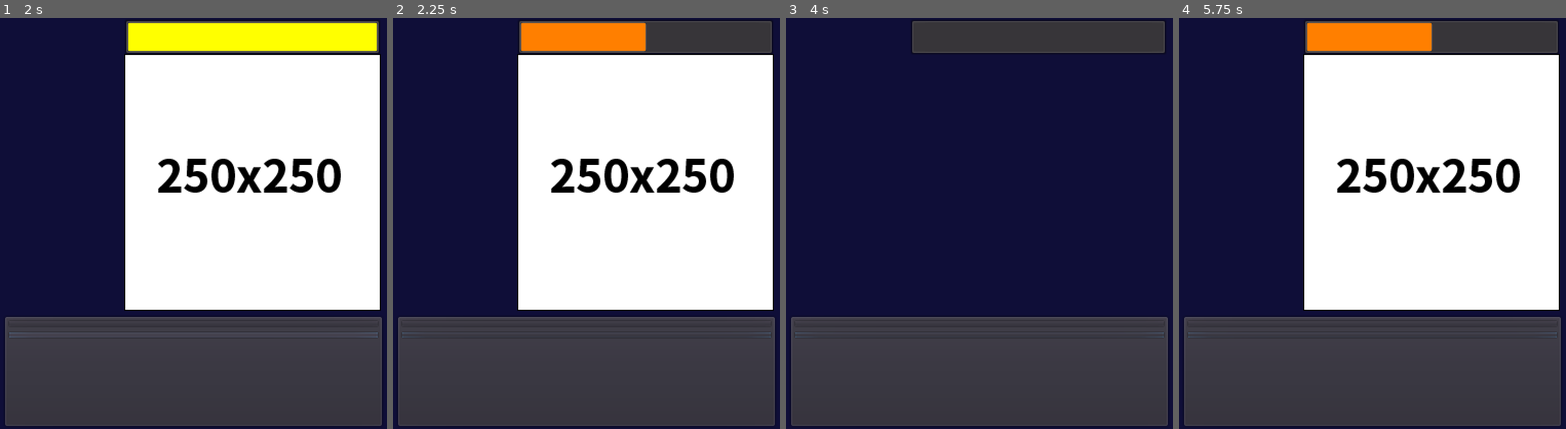
Above: before the commit, frames 1-4 (left to right).
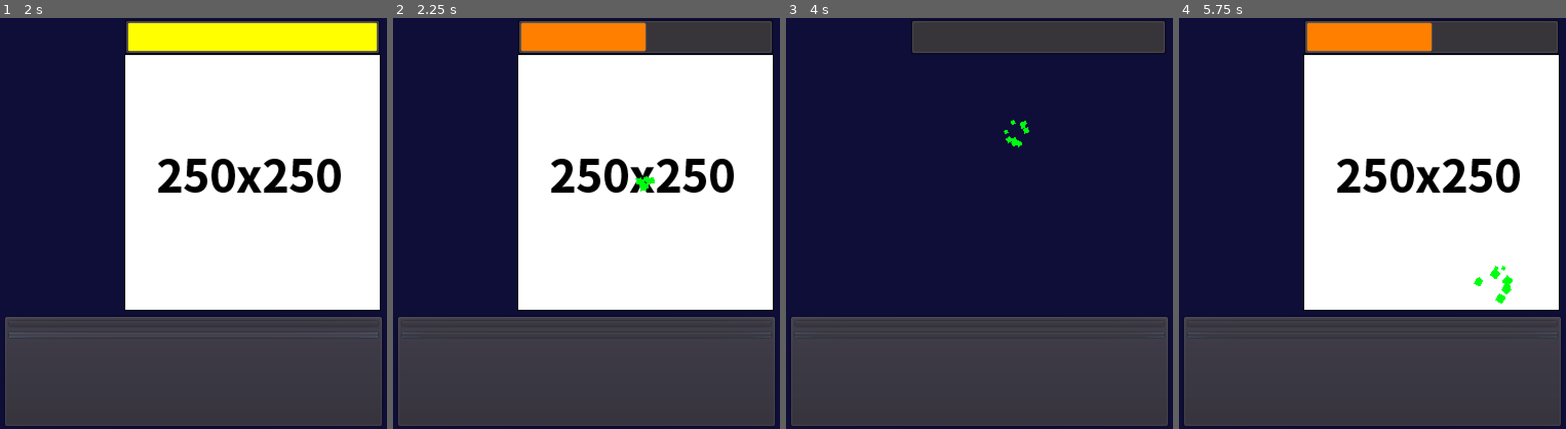
Above: after the commit, the same moments.

Repository: Yu-Channel/Simple-clicker
Game: Godot game, scene res://scene/Main.tscn
Same seed, same stepped clock (60 frames per second), same inputs: the game is played once before the commit and once after it.
Inputs (mouse positions are in pixels of both pictures, inside the frame that each line leads up to):
- Up to frame 1 (2 s): click "Power +1(1)" at 0.5 s; click "AutoPower +1(0)" at 1.25 s
- Up to frame 2 (2.25 s): tap Enter at 2 s; drag from (644, 182) to (625, 133) at 2.02 s
- Up to frame 3 (4 s): tap Space at 2.75 s; drag from (894, 244) to (1037, 182) at 2.77 s; tap Enter at 3.5 s; move the mouse to (1018, 133) at 3.52 s; hold D from 3.53 s (still down); tap F at 3.6 s; click (1018, 133) at 3.67 s
- Up to frame 4 (5.75 s): release D at 4.25 s; drag from (1349, 305) to (1248, 161) at 4.27 s; move the mouse to (1492, 285) at 5.02 s; hold A from 5.03 s (still down); tap Backspace at 5.1 s; click (1492, 285) at 5.17 s

Frame 1 is identical in both runs. In frame 2, 0.1% of the frame differs, in the area x 62-68%, y 38-43%; in frame 3, 0.1%; in frame 4, 0.2%, in the area x 76-87%, y 60-70%.

Commit message:
敵をマウスクリックしたときにパーティクルが発生するように追加

Diff:
--- a/scripts/Main.gd
+++ b/scripts/Main.gd
@@ -44,6 +44,7 @@
 func call_enemy():
 	enemy_node = load("res://scene/Enemy.tscn").instance()
 	enemy_node.connect("tree_exited", self, "_on_Enemy_tree_exited")
+	enemy_node.connect("input_event", self, "_on_Enemy_input_event")
 	add_child(enemy_node)
 	enemy_node.position.x = 260
 	enemy_node.position.y = 160
@@ -58,6 +59,20 @@
 
 func _on_EnemyCooldown_timeout():
 	call_enemy()
+
+# 敵をクリックしたらパーティクルを生成
+func _on_Enemy_input_event(_viewport, event, _shape_idx):
+	if event is InputEventMouseButton:
+		if event.is_pressed():
+			var click_particles_node = load("res://scene/ClickParticles.tscn").instance()
+			click_particles_node.connect("tree_exited", self, "_on_ClickParticles_tree_exited")
+
+			# マウスカーソルの座標を取得
+			var mouse_position:Vector2 = get_viewport().get_mouse_position()
+			click_particles_node.position = mouse_position
+
+			add_child(click_particles_node)
+
 
 # ====================================
 
